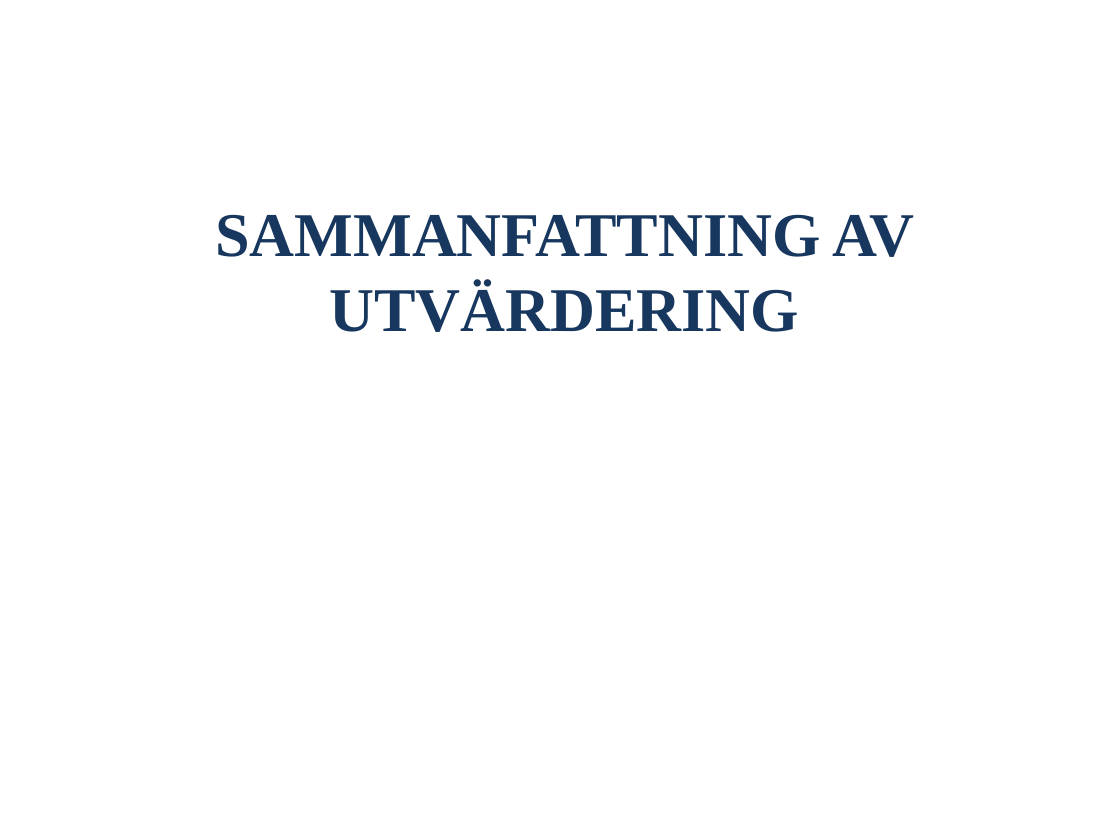
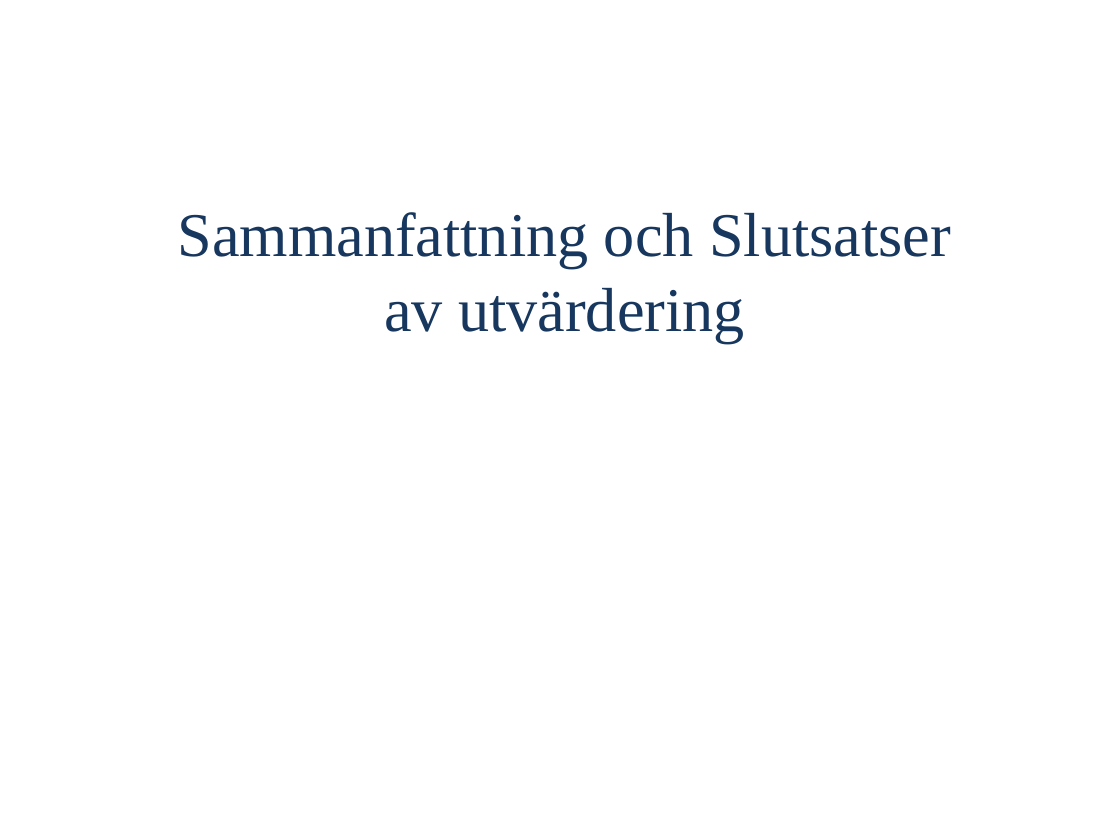
Before and after one commit to OliviaImner/thesis_document, a slide deck: slide 14 of Thesis/Presentation.pptx (slide 13 before the commit). Drawn at 1120x840 pixels with LibreOffice and Linux fonts; fonts in the diff are those of the drawing. Boxes give left, top, right and bottom in pixels: in the first picture for what was removed or moved away, otherwise in the second. Text is boxed around its words. In the diff, an @@ line names an element or a change of style, - is before the commit and + after.

```diff
--- a/Thesis/Presentation.pptx
+++ b/Thesis/Presentation.pptx
@@ text at [178, 212, 951, 343]: text changed; bold off @@
-SAMMANFATTNING AV UTVÄRDERING
+Sammanfattning och Slutsatser
+av utvärdering
```
Also in this commit, not shown: 8 other slides changed, 8 slides added, 3 slides removed.
